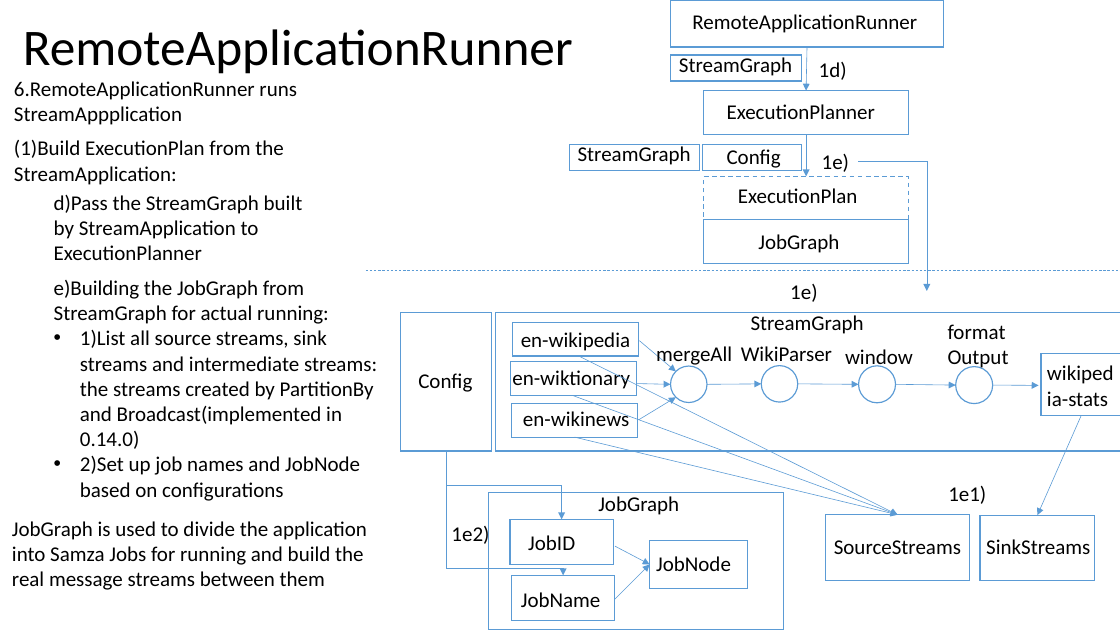
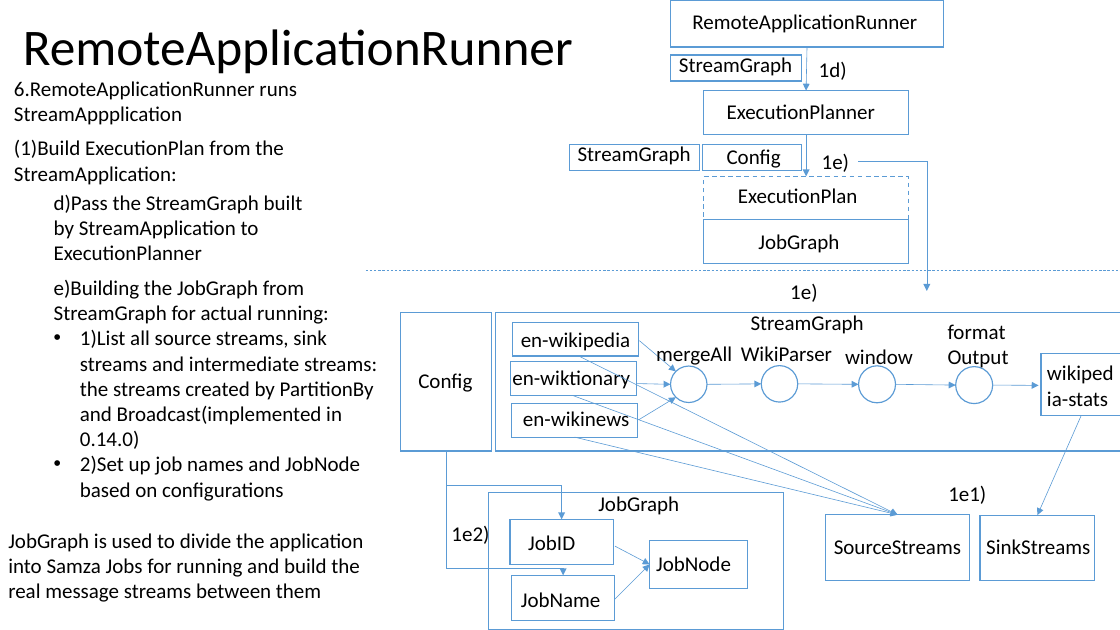
Before and after one commit to Swrrt/Samza-Documents, a slide deck: slide 37 of Documentation/SamzaStructure.pptx. Drawn at 1120x630 pixels with LibreOffice and Linux fonts; fonts in the diff are those of the drawing. Boxes give left, top, right and bottom in pixels: in the first picture for what was removed or moved away, otherwise in the second. Text is boxed around its words. In the diff, an @@ line names an element or a change of style, - is before the commit and + after.

Commit message:
JobGraph complete

```diff
--- a/Documentation/SamzaStructure.pptx
+++ b/Documentation/SamzaStructure.pptx
@@ text "JobGraph is used to divide ...": place and size @@
-text "JobGraph is used to divide ..." at <box>12,521,367,590</box>
+text "JobGraph is used to divide ..." at <box>8,533,363,602</box>
```
Also in this commit, not shown: 2 other slides changed, 3 slides added.
